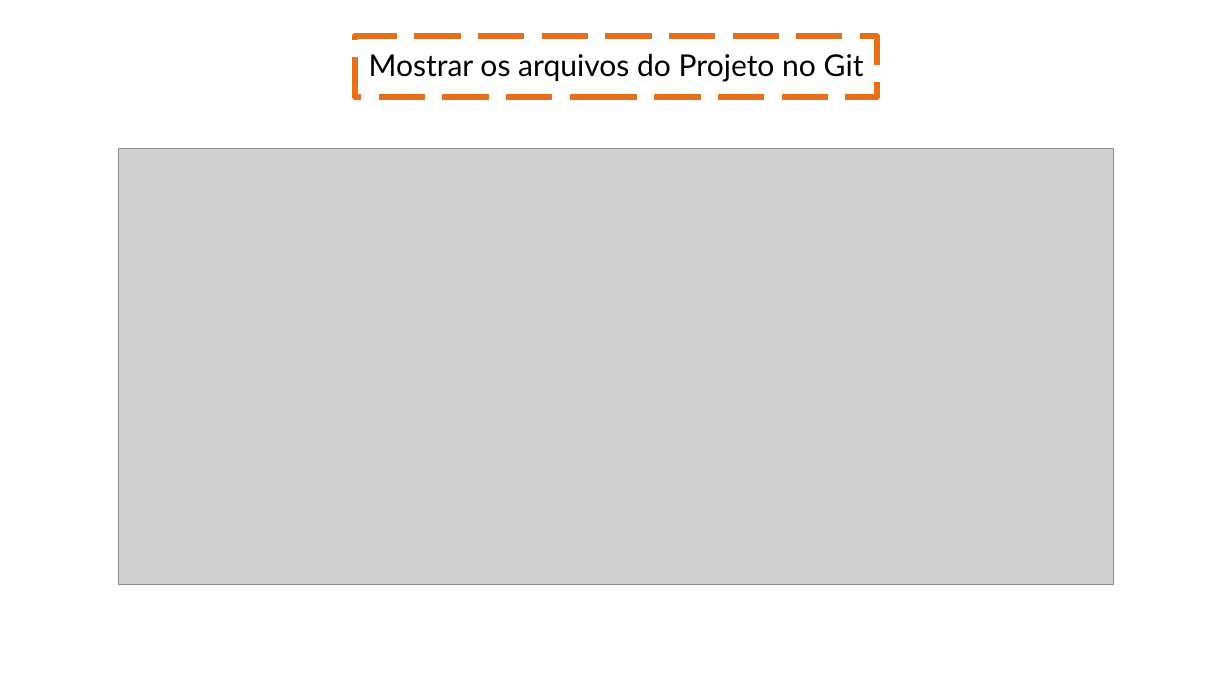
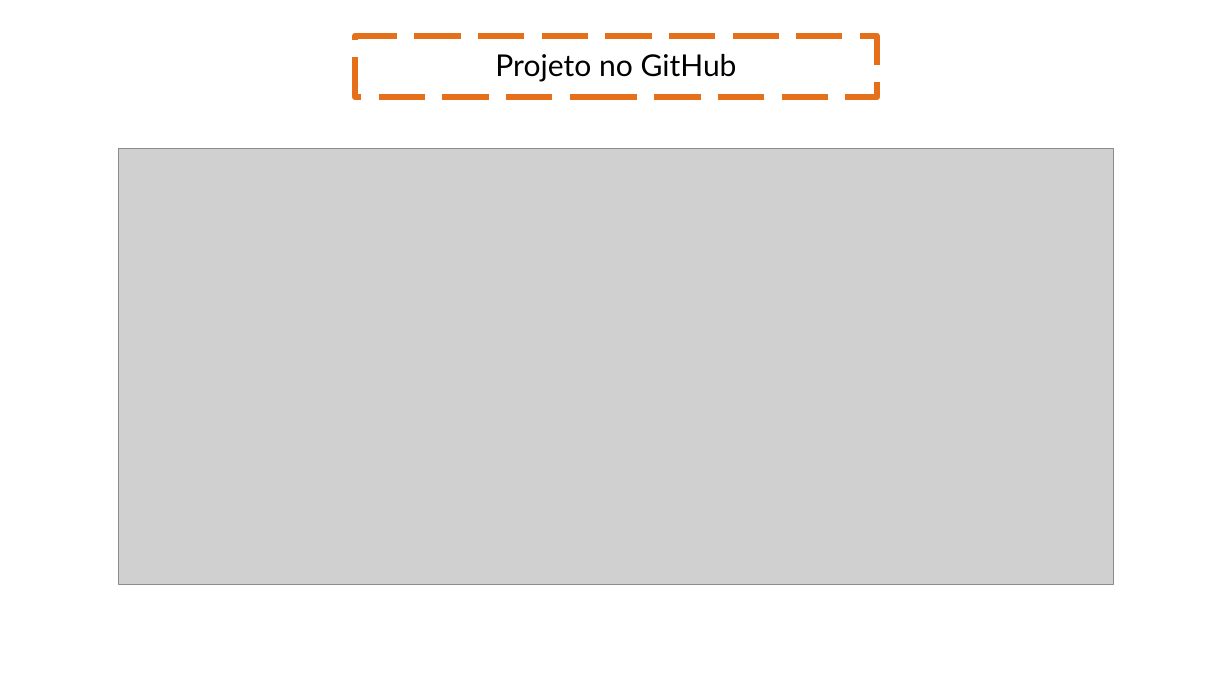
Before and after one commit to diegozn/busfacility, a slide deck: slide 13 of Apresentação/Sprint 2.pptx. Drawn at 1232x693 pixels with LibreOffice and Linux fonts; fonts in the diff are those of the drawing; grey boxes stand for pictures; background and template pictures are left out. Boxes give left, top, right and bottom in pixels: in the first picture for what was removed or moved away, otherwise in the second. Text is boxed around its words. In the diff, an @@ line names an element or a change of style, - is before the commit and + after.

```diff
--- a/Apresentação/Sprint 2.pptx
+++ b/Apresentação/Sprint 2.pptx
@@ text in rectangle at bbox=[495, 54, 737, 82]: text changed @@
-Mostrar os arquivos do Projeto no Git
+Projeto no GitHub
```
Also in this commit, not shown: 1 other slide changed, 2 slides added, 1 slide removed.
